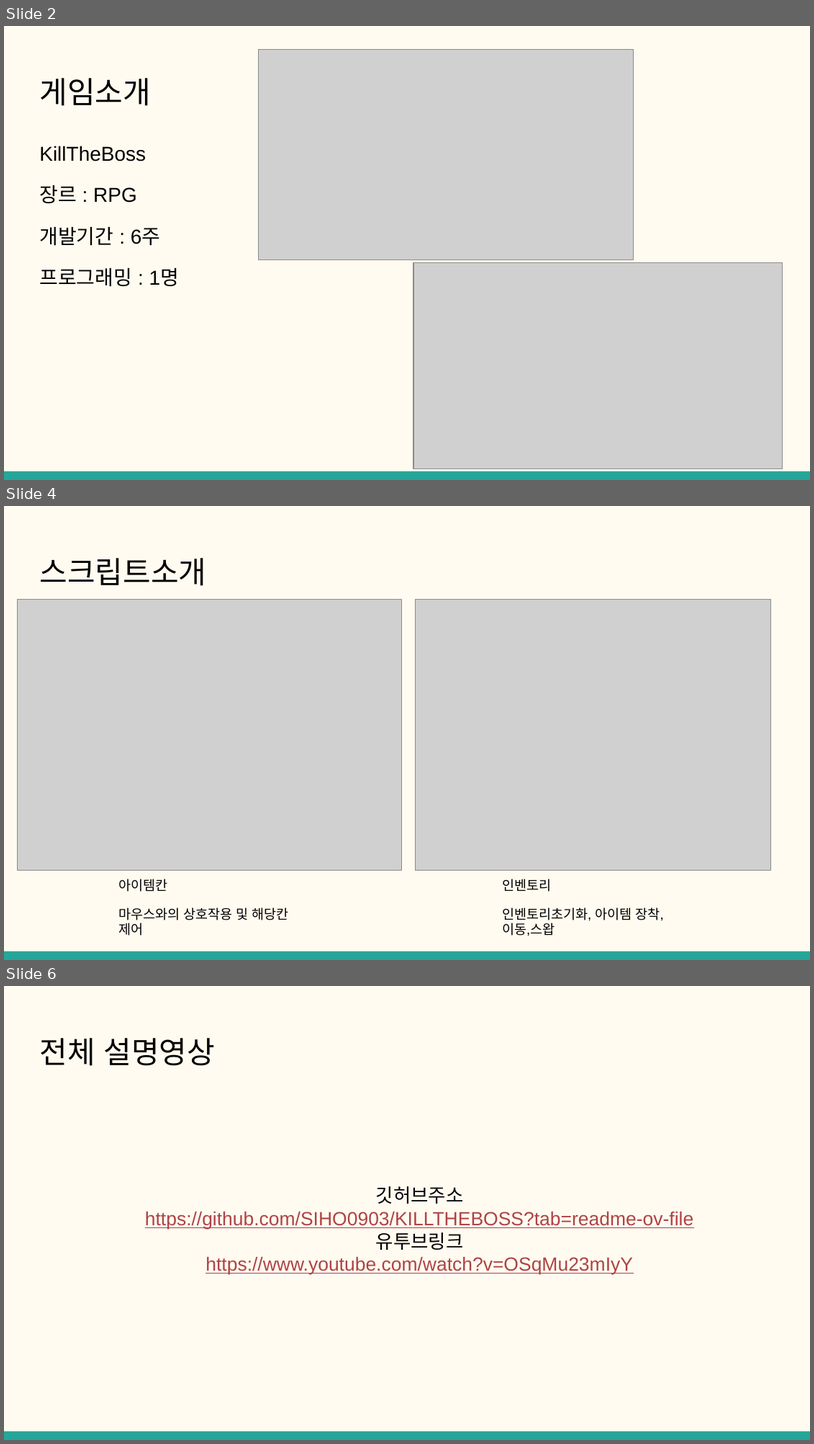
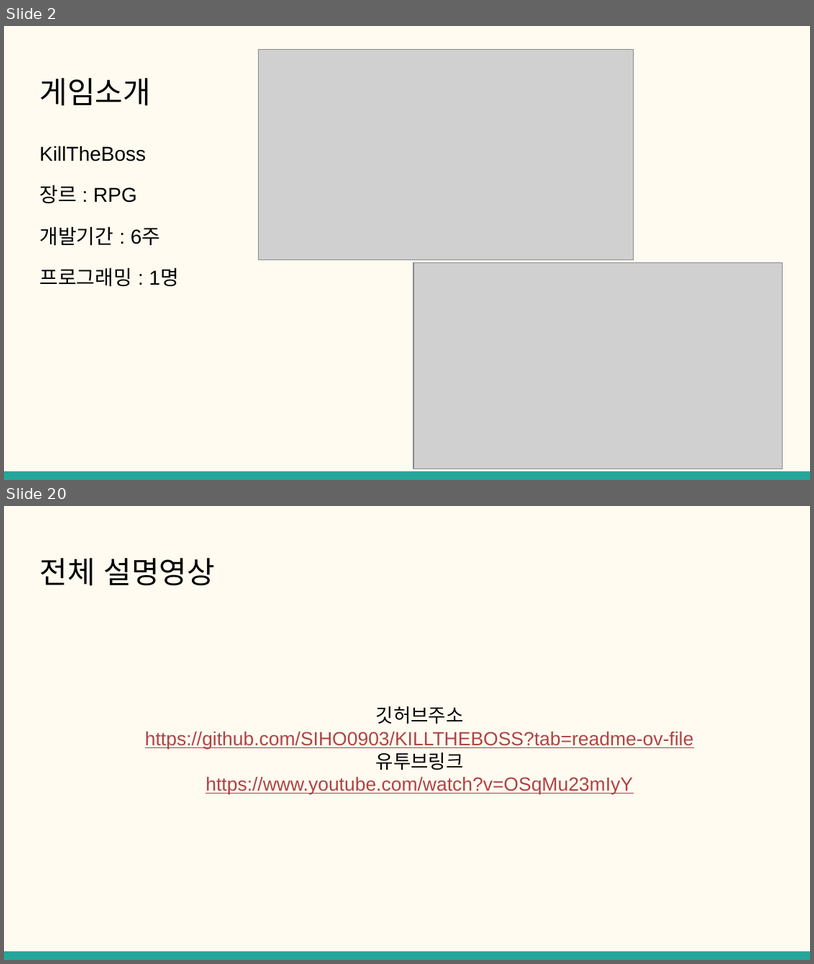
Before and after one commit to SIHO0903/KILLTHEBOSS, a slide deck: 클라이언트 개발자 포트폴리오.pptx. Shown one above the other, each under a label of ours: slides 2, 4 and 6 before the commit, slides 2 and 20 after it; the slides between them are not shown. The pictures are 814x1444 and 814x964 pixels, drawn with LibreOffice and Linux fonts; fonts in the diff are those of the drawing; grey boxes stand for pictures. Boxes give left, top, right and bottom in pixels: in the first picture for what was removed or moved away, otherwise in the second. Text is boxed around its words. In the diff, an @@ line names an element or a change of style, - is before the commit and + after.

```diff
--- a/클라이언트 개발자 포트폴리오.pptx
+++ b/클라이언트 개발자 포트폴리오.pptx
@@ slide 4 removed at [4, 506, 810, 960], background #FFFBF0; not listed: 1 template element that a slide beside it also shows @@
@@ title removed at [39, 558, 206, 586] @@
-스크립트소개
@@ picture removed at [18, 600, 402, 870] @@
@@ picture removed at [415, 600, 771, 870] @@
@@ text removed at [118, 878, 289, 935] @@
-아이템칸
-마우스와의 상호작용 및 해당칸 제어
@@ text removed at [502, 878, 664, 936] @@
-인벤토리
-인벤토리초기화, 아이템 장착,이동,스왑
@@ what was slide 6 is now slide 20 @@
```
Also in this commit, not shown: 1 slide changed, 17 slides added, 2 other slides removed, 22 other files.
